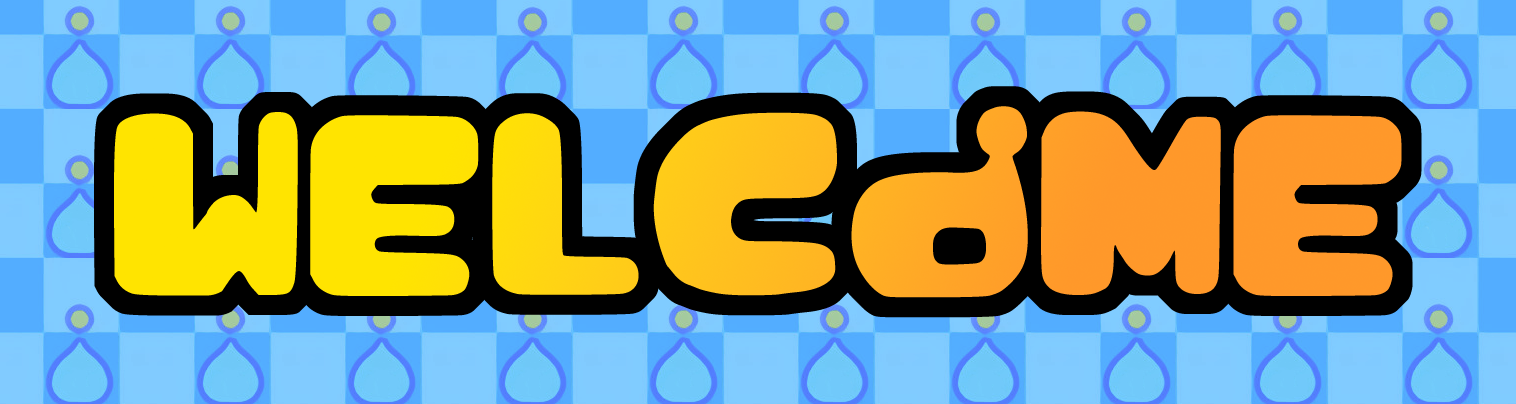
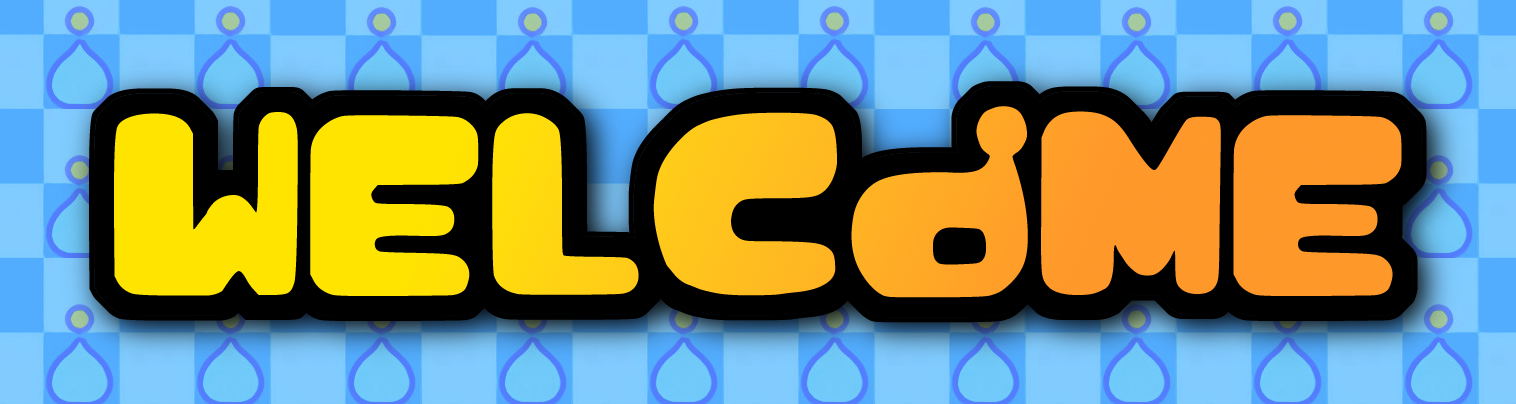
Two versions of the same layered image (1516x404). Layer-by-layer changes:
painted on "Gradient Fill 1" over [199, 106, 1402, 298]
added layer "Layer 2" above "WELCOME" over [66, 58, 1465, 361]
added layer "WELCOME" (1st of 3) above "WELCOME" over [89, 81, 1427, 323]
